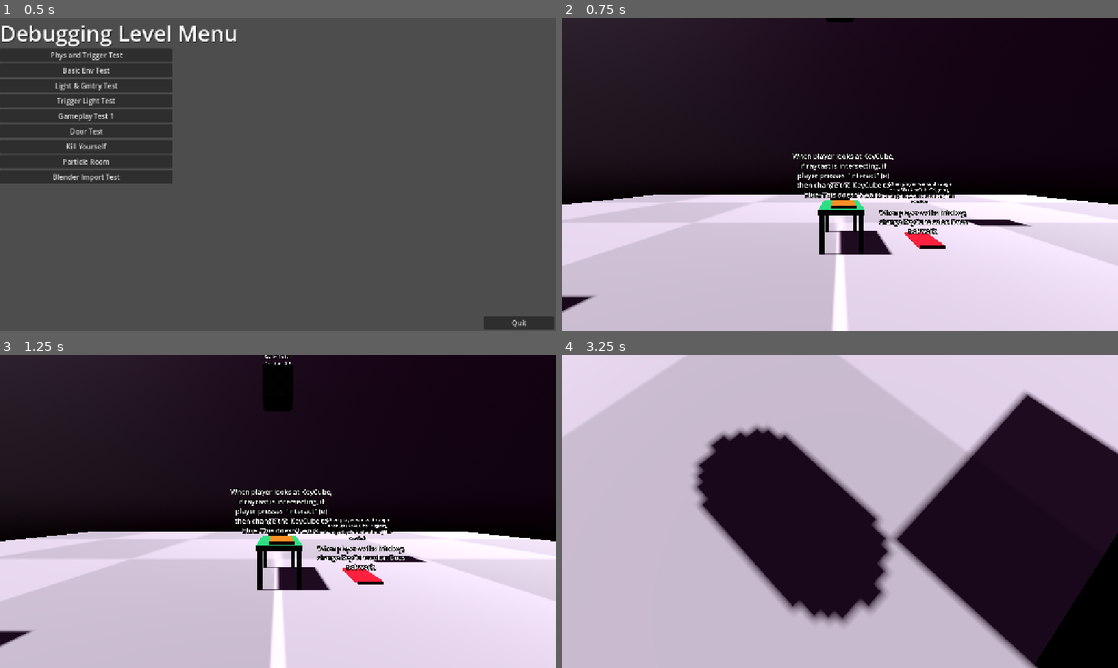
Above: before the commit, frames 1-4 (two rows, left to right).
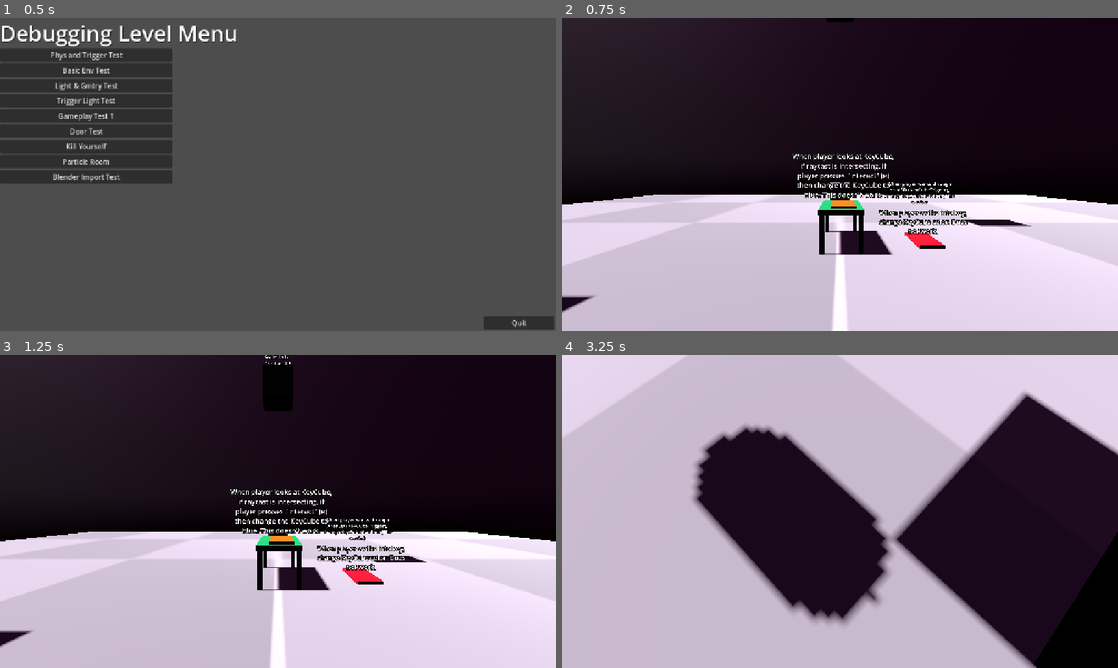
Above: after the commit, the same moments.

Repository: RubberDev/3d-game-test
Game: Godot game, scene res://TitleScreens/DebugTitleScr/DebugTitleScreen.tscn
Two runs of this game, one before a commit and one after it. Both use one fixed random seed, a clock stepped at 60 frames per second and the inputs below. Sound files missing from this copy of the repository are replaced by a short silence.
Inputs (mouse positions are in pixels of both pictures, inside the frame that each line leads up to):
- Up to frame 1 (0.5 s): no input
- Up to frame 2 (0.75 s): click "Phys and Trigger Test" at 0.5 s
- Up to frame 3 (1.25 s): no input
- Up to frame 4 (3.25 s): tap Enter at 1.25 s; move the mouse to (867, 511) at 1.27 s; hold Ctrl (Crouch) 1.28-2.03 s; hold W (Forward) from 1.28 s (still down); tap Space (Jump) at 1.52, 2.27 s; move the mouse to (812, 511) at 2.02 s; tap Ctrl (Crouch) at 2.1 s; move the mouse to (851, 505) at 2.77 s; hold Ctrl (Crouch) from 2.78 s (still down); tap F (Flashlight) at 2.85 s

Frame 1 is identical in both runs. In frame 2, 0.5% of the frame differs, in the area x 1-99%, y 43-76%; in frame 3, 0.5%; in frame 4, 0.7%, in the area x 23-100%, y 12-100%.

Commit message:
Failed to add crouching

Diff:
--- a/Player/Player.tscn
+++ b/Player/Player.tscn
@@ -7,7 +7,7 @@
 [sub_resource type="CapsuleMesh" id="CapsuleMesh_fc6ud"]
 
 [sub_resource type="CapsuleShape3D" id="CapsuleShape3D_3qydi"]
-height = 1.0302734
+height = 1.0244141
 
 [sub_resource type="Animation" id="Animation_3qydi"]
 resource_name = "Crouch"
@@ -131,10 +131,15 @@
 [node name="PlyrMesh" type="MeshInstance3D" parent="PlyrCollision"]
 mesh = SubResource("CapsuleMesh_fc6ud")
 
+[node name="CamPos" type="Node3D" parent="PlyrCollision"]
+transform = Transform3D(1, 0, 0, 0, 1, 0, 0, 0, 1, 0, 0.661, 0)
+
 [node name="CrouchCollision" type="CollisionShape3D" parent="."]
-transform = Transform3D(1, 0, 0, 0, 0.6254535, 0, 0, 0, 0.8572973, 0, -0.67279017, 0)
+transform = Transform3D(1, 0, 0, 0, 1, 0, 0, 0, 1, 0, -0.48779297, 0)
 shape = SubResource("CapsuleShape3D_3qydi")
-disabled = true
+
+[node name="CamPos" type="Node3D" parent="CrouchCollision"]
+transform = Transform3D(1, 0, 0, 0, 1, 0, 0, 0, 1, 0, 0.31313217, 0)
 
 [node name="AnimationPlayer" type="AnimationPlayer" parent="."]
 libraries = {
--- a/Player/Scripts/player.gd
+++ b/Player/Scripts/player.gd
@@ -14,6 +14,7 @@
 
 func _ready() -> void:
 	Input.mouse_mode = Input.MOUSE_MODE_CAPTURED
+	$AnimationPlayer.play("Idle")
 
 func _physics_process(delta: float) -> void:
 	# Add the gravity.
@@ -33,8 +34,6 @@
 	else:
 		velocity.x = move_toward(velocity.x, 0, SPEED)
 		velocity.z = move_toward(velocity.z, 0, SPEED)
-		if Crouched == false:
-			$AnimationPlayer.play("Idle")
 
 	move_and_slide()
 
